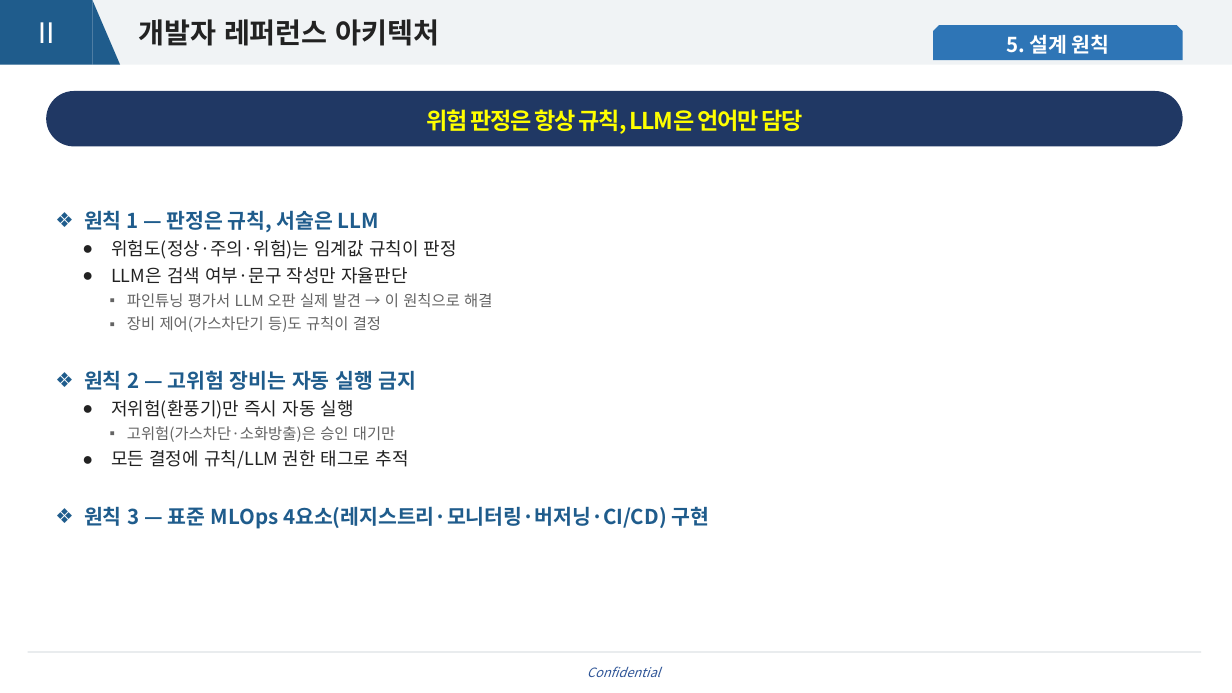
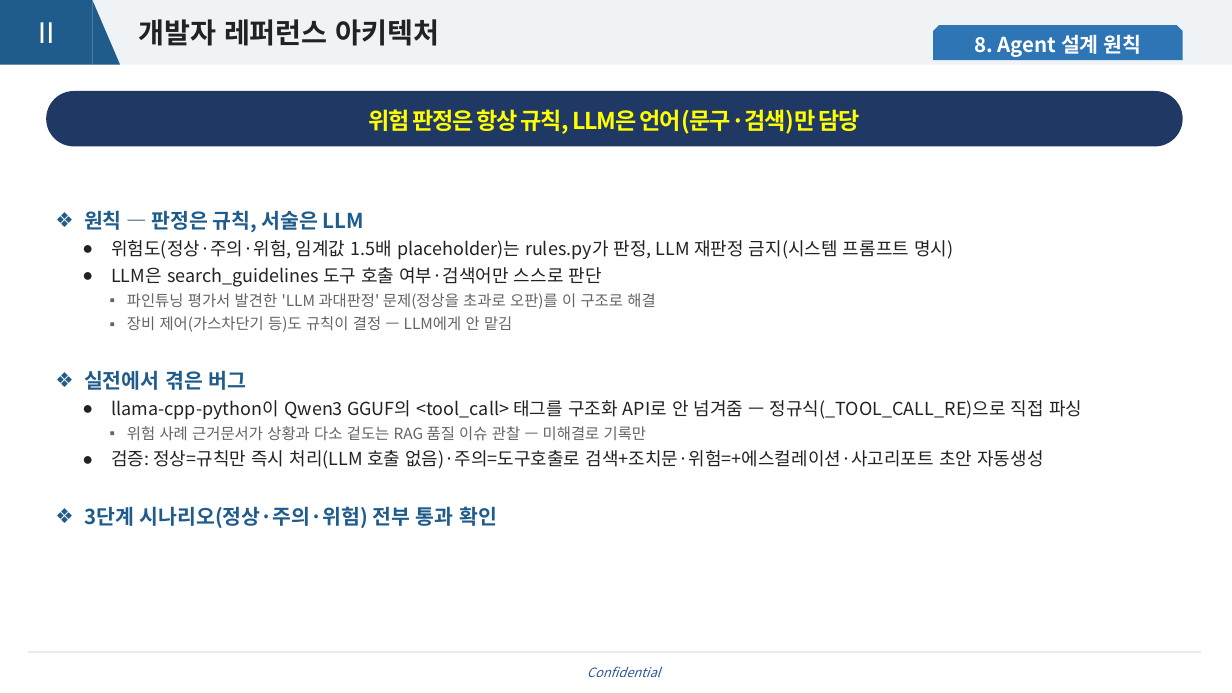
Before and after one commit to grib-arws-bot/mlops-edge-lab, a slide deck: slide 15 of docs/교육자료/MLOps-Edge-Lab_교육자료.pptx (slide 12 before the commit). Drawn at 1232x693 pixels with LibreOffice and Linux fonts; fonts in the diff are those of the drawing; background and template pictures are left out. Boxes give left, top, right and bottom in pixels: in the first picture for what was removed or moved away, otherwise in the second. Text is boxed around its words. In the diff, an @@ line names an element or a change of style, - is before the commit and + after.

```diff
--- a/docs/교육자료/MLOps-Edge-Lab_교육자료.pptx
+++ b/docs/교육자료/MLOps-Edge-Lab_교육자료.pptx
@@ text in snip same rect at (x1=975, y1=34, x2=1141, y2=57): text changed @@
-5. 설계 원칙
+8. Agent 설계 원칙
@@ text in rounded rectangle at (x1=369, y1=109, x2=860, y2=134): text changed @@
-위험 판정은 항상 규칙, LLM은 언어만 담당
+위험 판정은 항상 규칙, LLM은 언어(문구·검색)만 담당
@@ text at (x1=84, y1=210, x2=1082, y2=528): text changed @@
-❖ 원칙 1 — 판정은 규칙, 서술은 LLM
-  ● 위험도(정상·주의·위험)는 임계값 규칙이 판정
-  ● LLM은 검색 여부·문구 작성만 자율판단
-    ▪ 파인튜닝 평가서 LLM 오판 실제 발견 → 이 원칙으로 해결
-    ▪ 장비 제어(가스차단기 등)도 규칙이 결정
-❖ 원칙 2 — 고위험 장비는 자동 실행 금지
-  ● 저위험(환풍기)만 즉시 자동 실행
-    ▪ 고위험(가스차단·소화방출)은 승인 대기만
-  ● 모든 결정에 규칙/LLM 권한 태그로 추적
-❖ 원칙 3 — 표준 MLOps 4요소(레지스트리·모니터링·버저닝·CI/CD) 구현
+❖ 원칙 — 판정은 규칙, 서술은 LLM
+  ● 위험도(정상·주의·위험, 임계값 1.5배 placeholder)는 rules.py가 판정, LLM 재판정 금지(시스템 프롬프트 명시)
+  ● LLM은 search_guidelines 도구 호출 여부·검색어만 스스로 판단
+    ▪ 파인튜닝 평가서 발견한 'LLM 과대판정' 문제(정상을 초과로 오판)를 이 구조로 해결
+    ▪ 장비 제어(가스차단기 등)도 규칙이 결정 — LLM에게 안 맡김
+❖ 실전에서 겪은 버그
+  ● llama-cpp-python이 Qwen3 GGUF의 <tool_call> 태그를 구조화 API로 안 넘겨줌 — 정규식(_TOOL_CALL_RE)으로 직접 파싱
+    ▪ 위험 사례 근거문서가 상황과 다소 겉도는 RAG 품질 이슈 관찰 — 미해결로 기록만
+  ● 검증: 정상=규칙만 즉시 처리(LLM 호출 없음)·주의=도구호출로 검색+조치문·위험=+에스컬레이션·사고리포트 초안 자동생성
+❖ 3단계 시나리오(정상·주의·위험) 전부 통과 확인
```
Also in this commit, not shown: 6 other slides changed, 6 slides added, 3 other files.
